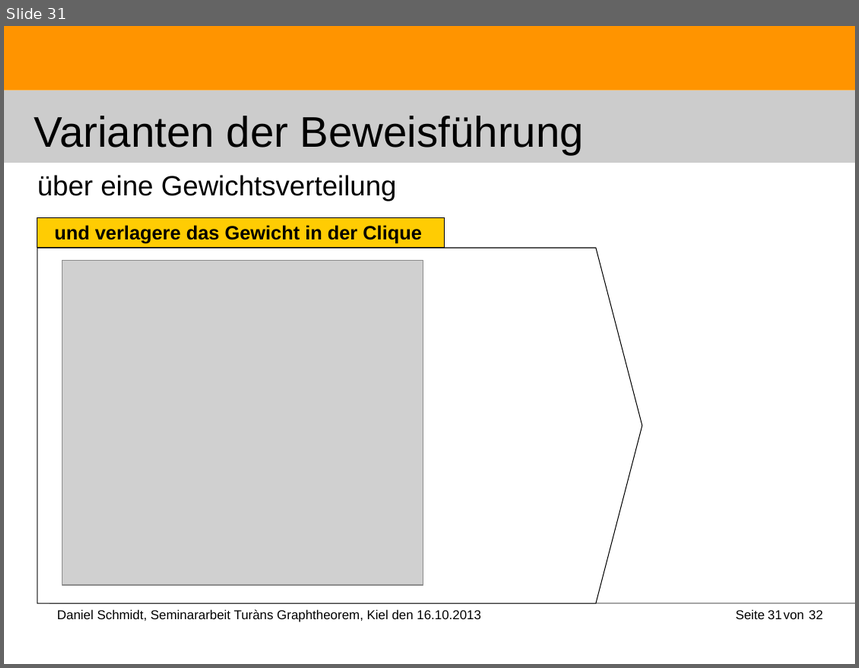
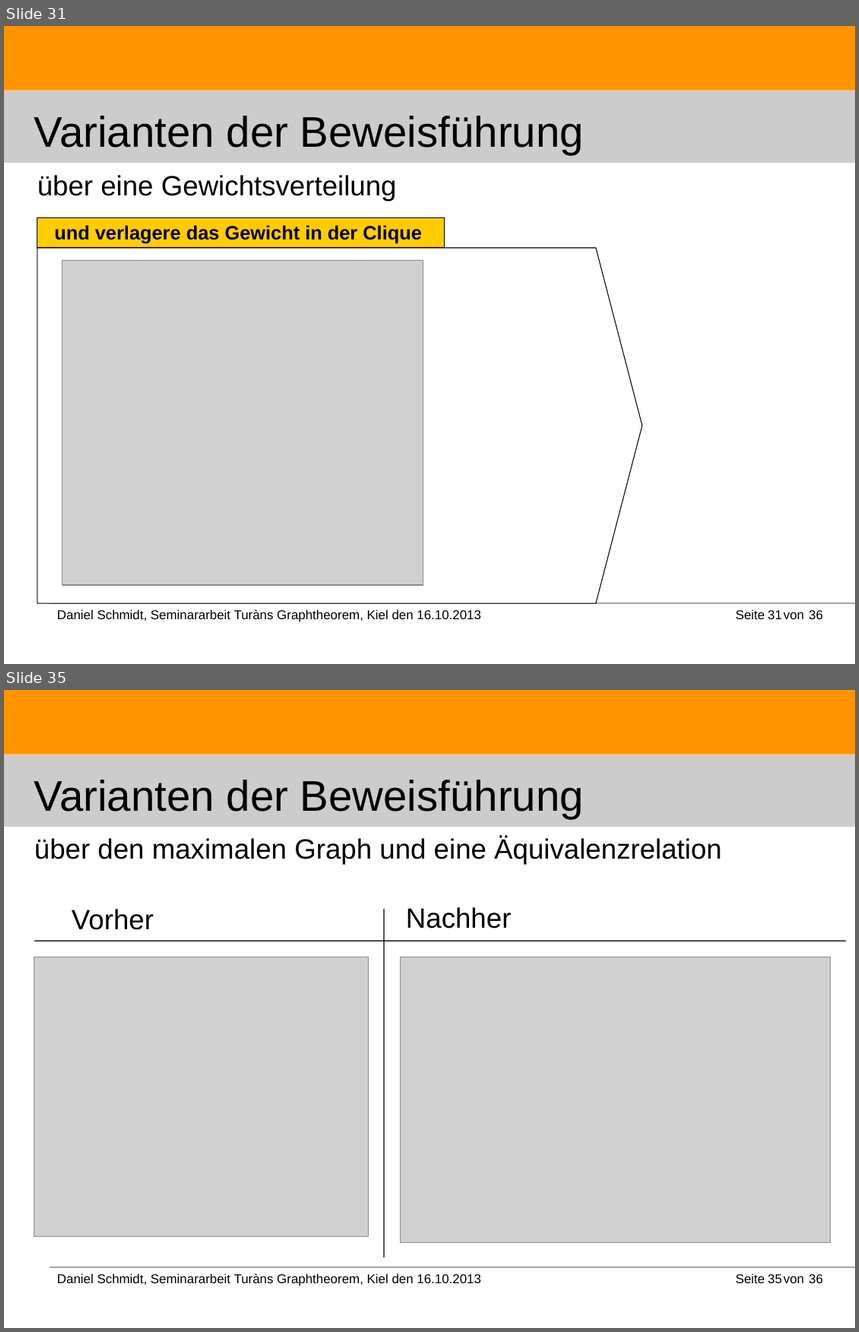
Before and after one commit to DanielMSchmidt/kombinatorik, a slide deck: Kombinatorik.odp. Shown one above the other, each under a label of ours: slide 31 before the commit, slides 31 and 35 after it; the slides between them are not shown. The pictures are 859x668 and 859x1332 pixels, drawn with LibreOffice and Linux fonts; fonts in the diff are those of the drawing; grey boxes stand for pictures. Boxes give left, top, right and bottom in pixels: in the first picture for what was removed or moved away, otherwise in the second. Text is boxed around its words. In the diff, an @@ line names an element or a change of style, - is before the commit and + after.

```diff
--- a/Kombinatorik.odp
+++ b/Kombinatorik.odp
@@ slide 35 added at <box>4,690,855,1328</box>, background #FFFFFF; not listed: 3 template elements that a slide beside it also shows @@
@@ title added at <box>34,780,584,818</box>, 40 pt, text #000000 @@
+Varianten der Beweisführung
@@ title added at <box>34,837,722,864</box>, 26 pt, text #000000 @@
+über den maximalen Graph und eine Äquivalenzrelation
@@ text added at <box>72,909,154,930</box>, 26 pt, text #000000 @@
+Vorher
@@ line added from (384, 909) to (384, 1258), #000000 0.99 pt @@
@@ text added at <box>406,907,512,929</box>, 26 pt, text #000000 @@
+Nachher
@@ line added from (34, 941) to (847, 941), #000000 0.99 pt @@
@@ picture added at <box>34,958,369,1237</box> @@
@@ picture added at <box>400,958,831,1243</box> @@
@@ text added at <box>57,1274,481,1287</box>, 12 pt, text #000000 @@
+Daniel Schmidt, Seminararbeit Turàns Graphtheorem, Kiel den 16.10.2013
@@ text added at <box>736,1274,766,1284</box>, 12 pt, text #000000 @@
+Seite
@@ page number added at <box>768,1274,782,1284</box>, 12 pt, text #000000 @@
+35
@@ text added at <box>784,1277,804,1284</box>, 12 pt, text #000000 @@
+von
@@ text added at <box>809,1274,823,1284</box>, 12 pt, text #000000 @@
+36
@@ slide 31 changed as well @@
@@ text at <box>809,610,823,620</box>: text changed @@
-32
+36
```
Also in this commit, not shown: 30 other slides changed, 3 other slides added, 5 other files.
